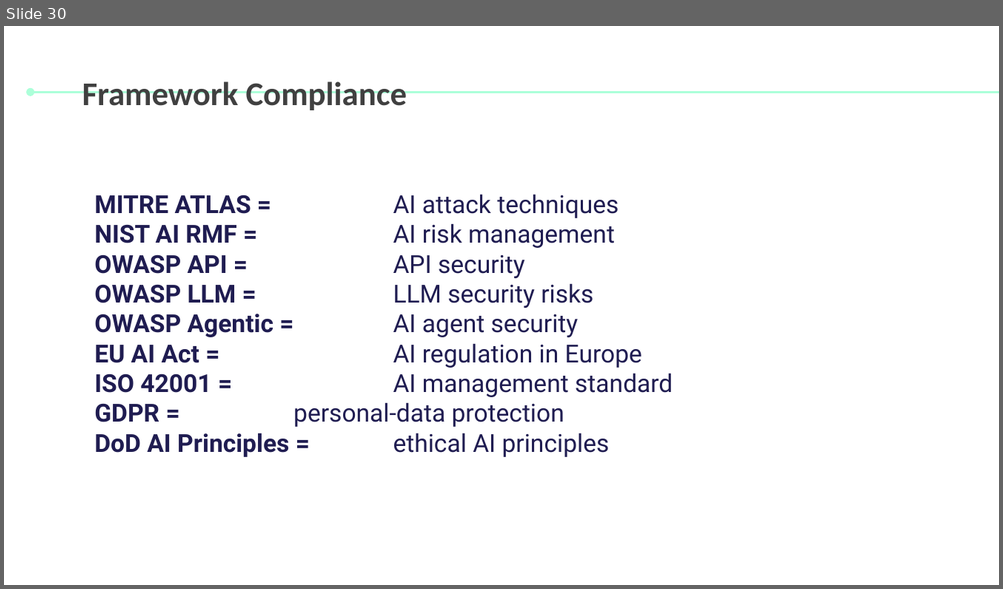
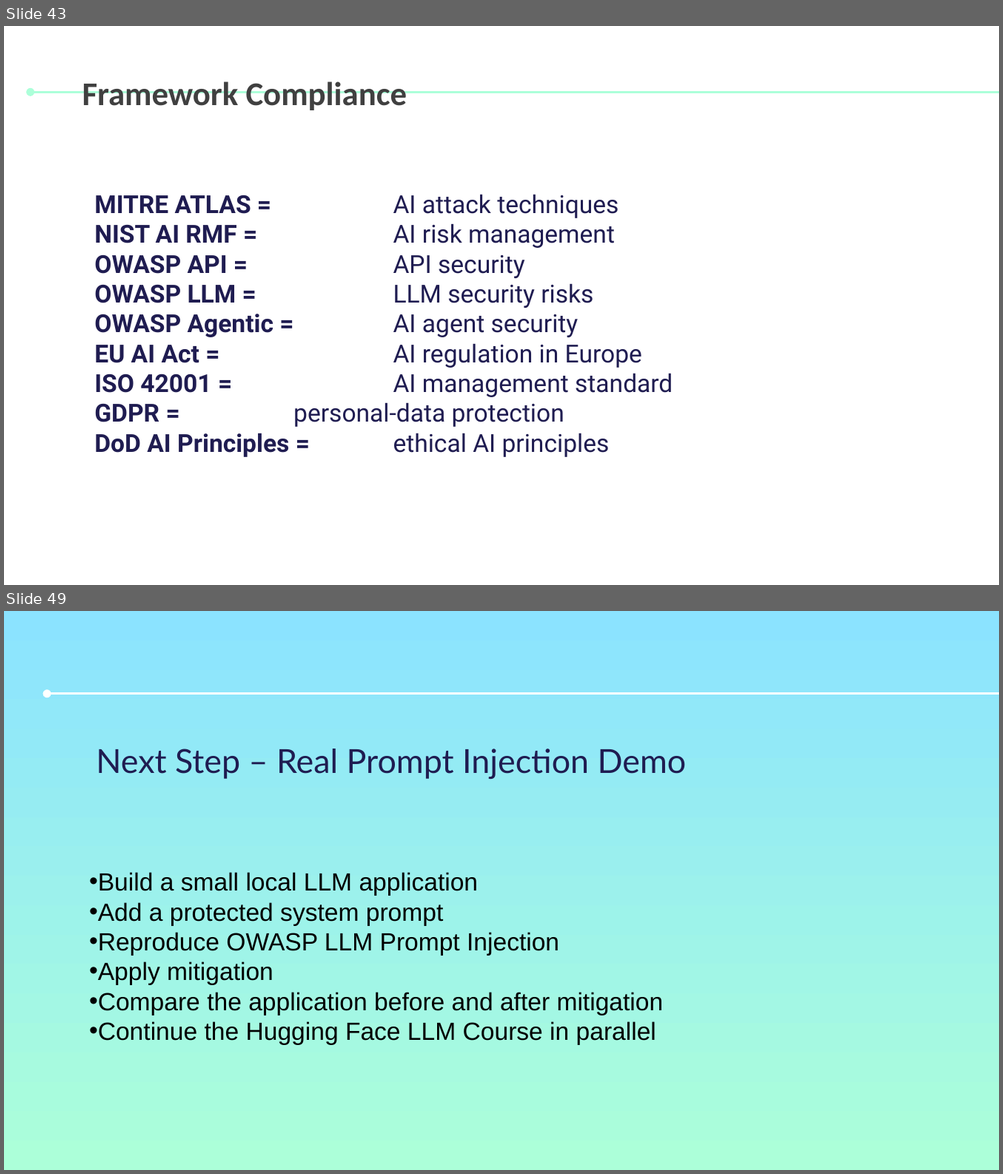
Before and after one commit to tahacheikh2003/ai-llm-red-teaming-framework, a slide deck: presentation/Ai_red_teaming_LLM Evaluation and AI Red Teaming_ semaine 4.pptx. Shown one above the other, each under a label of ours: slide 30 before the commit, slides 43 and 49 after it; the slides between them are not shown. The pictures are 1003x589 and 1003x1174 pixels, drawn with LibreOffice and Linux fonts; fonts in the diff are those of the drawing. Boxes give left, top, right and bottom in pixels: in the first picture for what was removed or moved away, otherwise in the second. Text is boxed around its words. In the diff, an @@ line names an element or a change of style, - is before the commit and + after.

```diff
--- a/presentation/Ai_red_teaming_LLM Evaluation and AI Red Teaming_ semaine 4.pptx
+++ b/presentation/Ai_red_teaming_LLM Evaluation and AI Red Teaming_ semaine 4.pptx
@@ slide 49 added at box(4, 611, 999, 1170), background gradient #8BE3FF to #ACFFD9 @@
@@ arrow added from (999, 694) to (47, 694), #FFFFFF 1.5 pt @@
@@ title added at box(96, 749, 686, 779), 24 pt, text #1F1C51 @@
+Next Step – Real Prompt Injection Demo
@@ text added at box(89, 872, 663, 1045), 18 pt, text #000000 @@
+• Build a small local LLM application
+• Add a protected system prompt
+• Reproduce OWASP LLM Prompt Injection
+• Apply mitigation
+• Compare the application before and after mitigation
+• Continue the Hugging Face LLM Course in parallel
@@ what was slide 30 is now slide 43 @@
```
Also in this commit, not shown: 4 slides changed, 21 other slides added, 3 slides removed.
